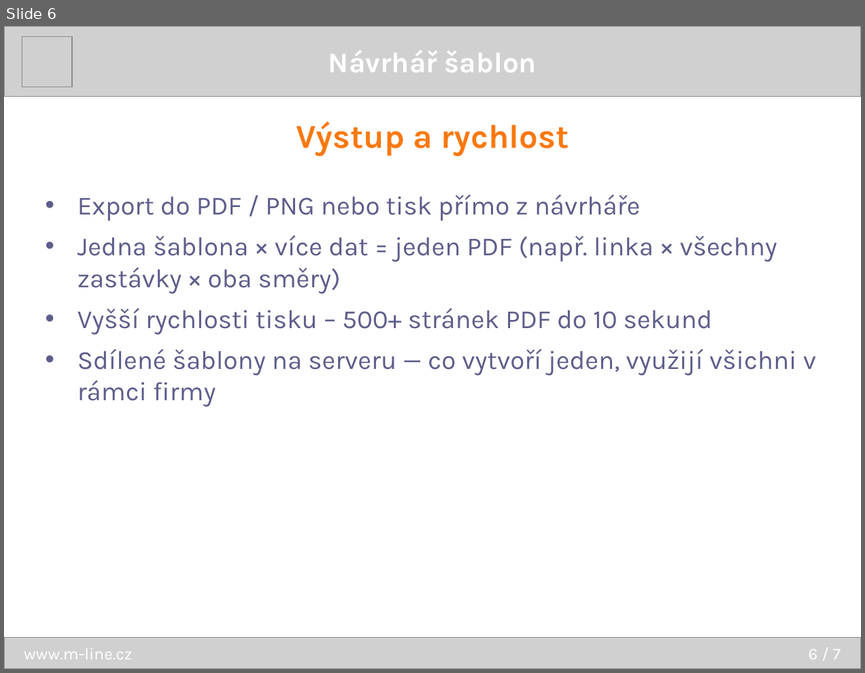
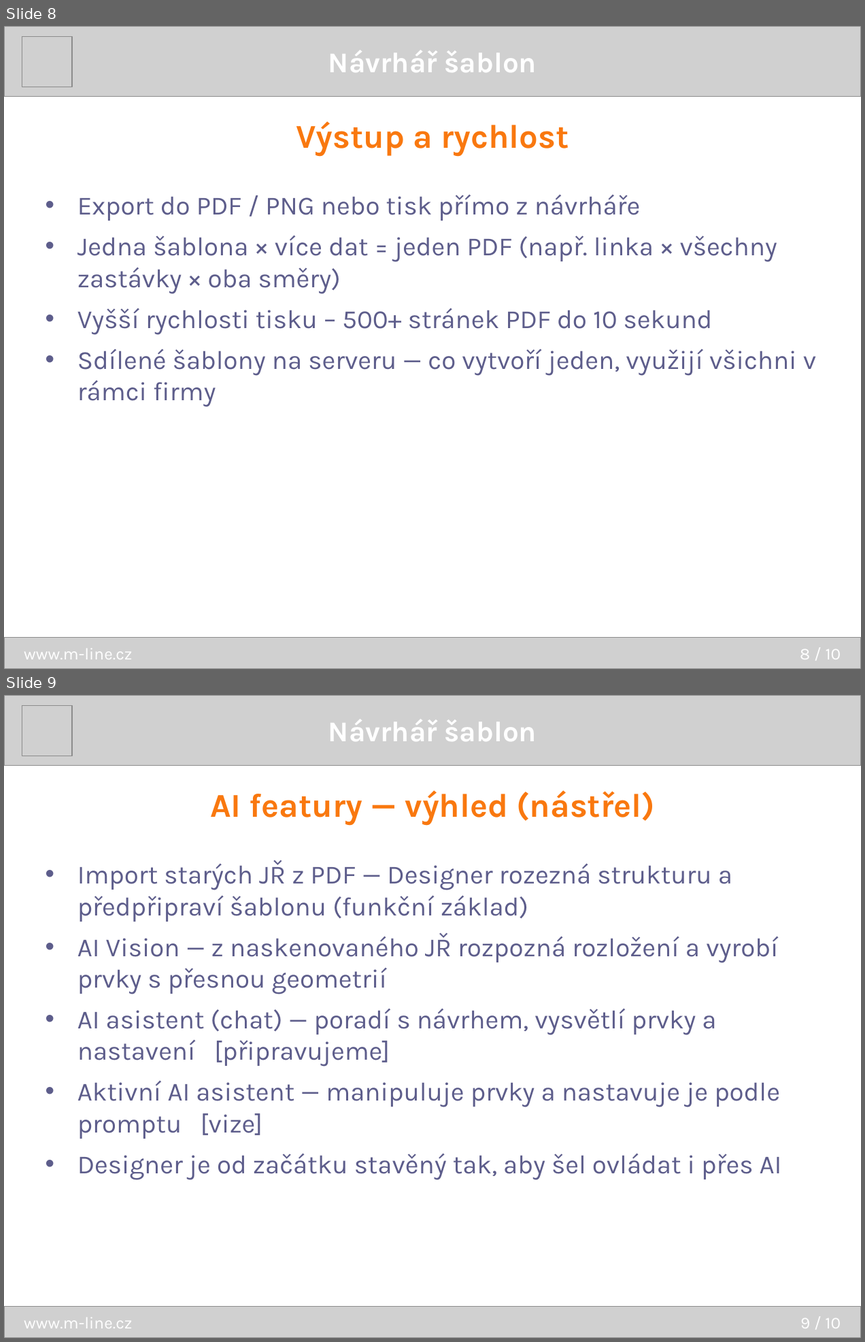
Before and after one commit to dracekmartin/EDISON2-projekt, a slide deck: TemplateDesigner/prezentace/TemplateDesigner.pptx. Shown one above the other, each under a label of ours: slide 6 before the commit, slides 8 and 9 after it. The pictures are 865x673 and 865x1342 pixels, drawn with LibreOffice and Linux fonts; fonts in the diff are those of the drawing; grey boxes stand for pictures. Boxes give left, top, right and bottom in pixels: in the first picture for what was removed or moved away, otherwise in the second. Text is boxed around its words. In the diff, an @@ line names an element or a change of style, - is before the commit and + after.

```diff
--- a/TemplateDesigner/prezentace/TemplateDesigner.pptx
+++ b/TemplateDesigner/prezentace/TemplateDesigner.pptx
@@ slide 9 added at <box>4,695,861,1338</box>, background #FFFFFF @@
@@ picture added at <box>4,695,861,765</box> @@
@@ picture added at <box>22,705,72,755</box> @@
@@ text added at <box>328,719,536,741</box>, 24 pt, text #FFFFFF, bold @@
+Návrhář šablon
@@ text added at <box>210,790,654,825</box>, 28 pt, text #F9780F, bold @@
+AI featury — výhled (nástřel)
@@ text added at <box>77,860,782,1180</box>, 22 pt, text #5D5D8B @@
+• Import starých JŘ z PDF — Designer rozezná strukturu a předpřipraví šablonu (funkční základ)
+• AI Vision — z naskenovaného JŘ rozpozná rozložení a vyrobí prvky s přesnou geometrií
+• AI asistent (chat) — poradí s návrhem, vysvětlí prvky a nastavení [připravujeme]
+• Aktivní AI asistent — manipuluje prvky a nastavuje je podle promptu [vize]
+• Designer je od začátku stavěný tak, aby šel ovládat i přes AI
@@ picture added at <box>4,1306,861,1338</box> @@
@@ text added at <box>24,1317,132,1328</box>, 14 pt, text #FFFFFF @@
+www.m-line.cz
@@ text added at <box>800,1318,840,1328</box>, 14 pt, text #FFFFFF @@
+9 / 10
@@ what was slide 6 is now slide 8 @@
@@ slide 8 changed as well @@
@@ text at <box>800,649,841,659</box>: text changed @@
-6 / 7
+8 / 10
```
Also in this commit, not shown: 6 other slides changed, 2 other slides added, 1 other file.
